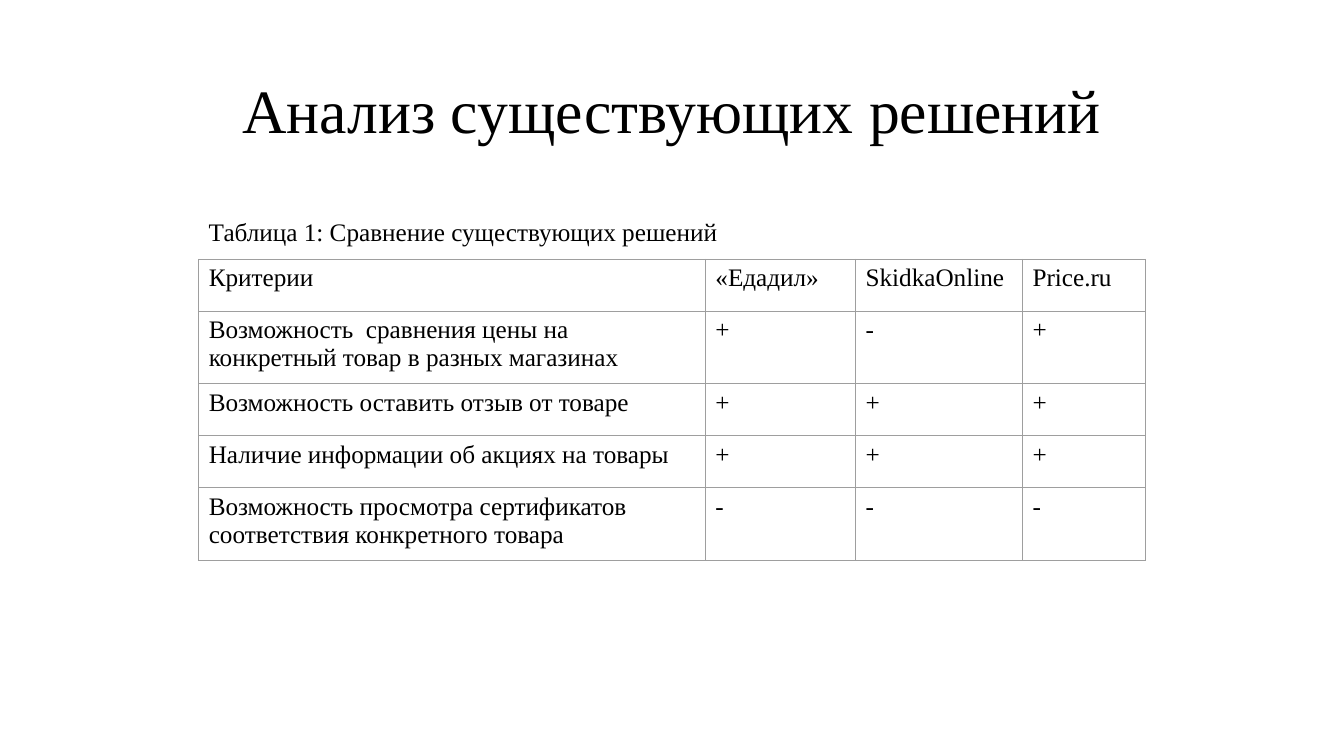
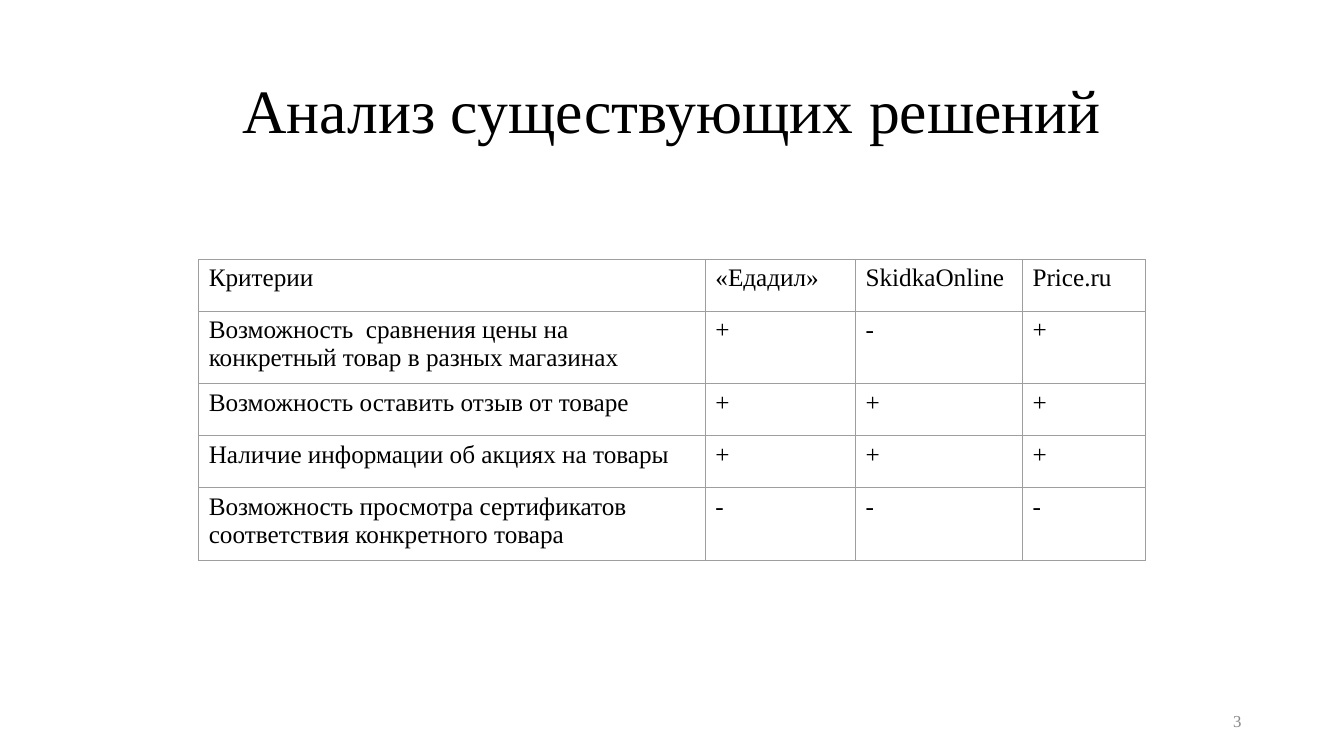
Before and after one commit to nikitalystsev/db_course, a slide deck: slide 3 of docs/presentation/pres.pptx. Drawn at 1344x756 pixels with LibreOffice and Linux fonts; fonts in the diff are those of the drawing. Boxes give left, top, right and bottom in pixels: in the first picture for what was removed or moved away, otherwise in the second. Text is boxed around its words. In the diff, an @@ line names an element or a change of style, - is before the commit and + after.

```diff
--- a/docs/presentation/pres.pptx
+++ b/docs/presentation/pres.pptx
@@ text removed at [209, 223, 717, 247] @@
-Таблица 1: Сравнение существующих решений
@@ page number added at [1233, 716, 1241, 727], 12 pt, text #888888 @@
+3
```
Also in this commit, not shown: 14 other slides changed, 53 other files.
